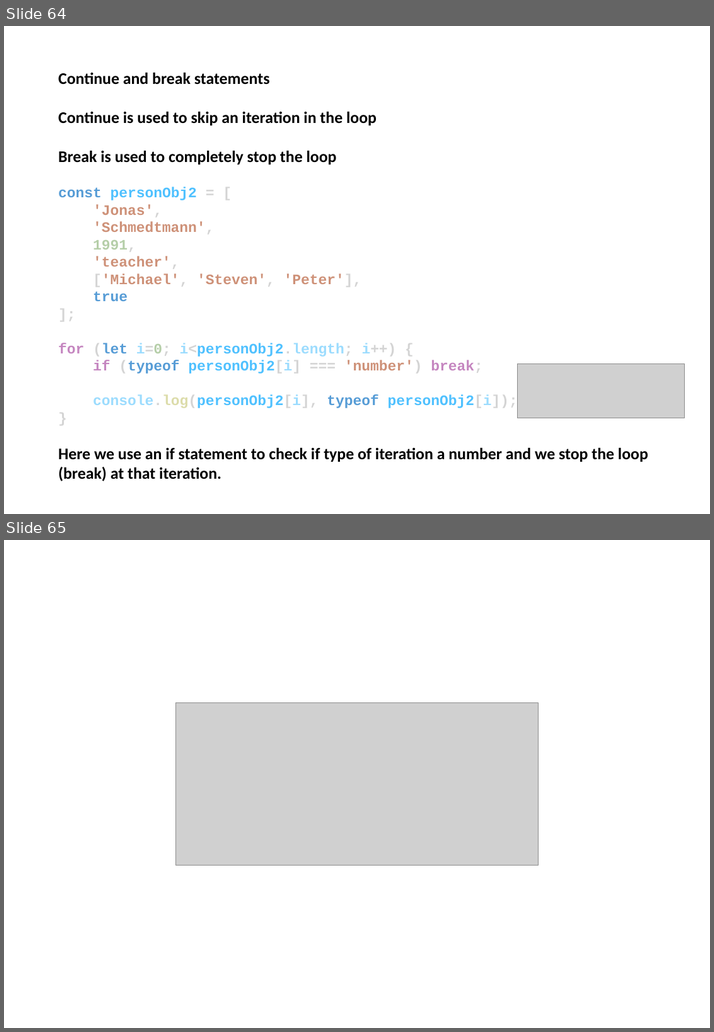
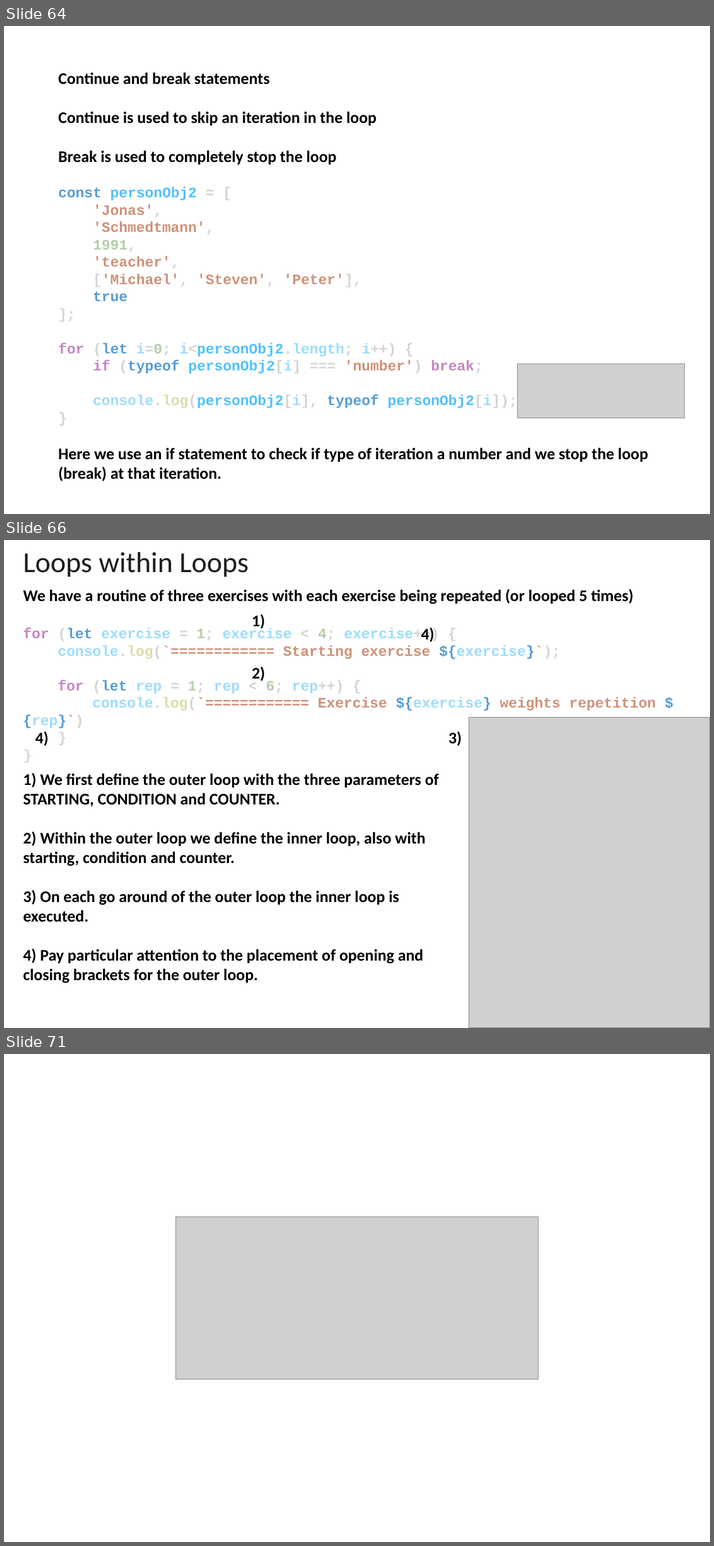
Before and after one commit to EL-EL-BCN/Complete-Javascript-Course, a slide deck: complete-javascript-course.pptx. Shown one above the other, each under a label of ours: slides 64 and 65 before the commit, slides 64, 66 and 71 after it; the slides between them are not shown. The pictures are 714x1032 and 714x1546 pixels, drawn with LibreOffice and Linux fonts; fonts in the diff are those of the drawing; grey boxes stand for pictures. Boxes give left, top, right and bottom in pixels: in the first picture for what was removed or moved away, otherwise in the second. Text is boxed around its words. In the diff, an @@ line names an element or a change of style, - is before the commit and + after.

```diff
--- a/complete-javascript-course.pptx
+++ b/complete-javascript-course.pptx
@@ slide 66 added at <box>4,540,710,1028</box>, background #FFFFFF @@
@@ text added at <box>23,552,248,577</box>, 32 pt, text #1C1D1F @@
+Loops within Loops
@@ text added at <box>23,589,655,728</box>, 16 pt, text #000000, bold @@
+We have a routine of three exercises with each exercise being repeated (or looped 5 times)
+for (let exercise = 1; exercise < 4; exercise++) {
+console.log(`============ Starting exercise ${exercise}`);
+for (let rep = 1; rep < 6; rep++) {
+console.log(`============ Exercise ${exercise} weights repetition ${rep}`)
+}
+}
@@ text added at <box>252,614,265,629</box>, 18 pt, text #000000, bold @@
+1)
@@ text added at <box>421,628,434,642</box>, 18 pt, text #000000, bold @@
+4)
@@ text added at <box>252,667,265,681</box>, 18 pt, text #000000, bold @@
+2)
@@ picture added at <box>468,718,710,1028</box> @@
@@ text added at <box>36,732,49,746</box>, 18 pt, text #000000, bold @@
+4)
@@ text added at <box>448,732,461,746</box>, 18 pt, text #000000, bold @@
+3)
@@ text added at <box>23,773,439,984</box>, 18 pt, text #000000, bold @@
+1) We first define the outer loop with the three parameters of STARTING, CONDITION and COUNTER.
+2) Within the outer loop we define the inner loop, also with starting, condition and counter.
+3) On each go around of the outer loop the inner loop is executed.
+4) Pay particular attention to the placement of opening and closing brackets for the outer loop.
@@ what was slide 65 is now slide 71 @@
```
Also in this commit, not shown: 1 slide changed, 5 other slides added, 1 other file.
